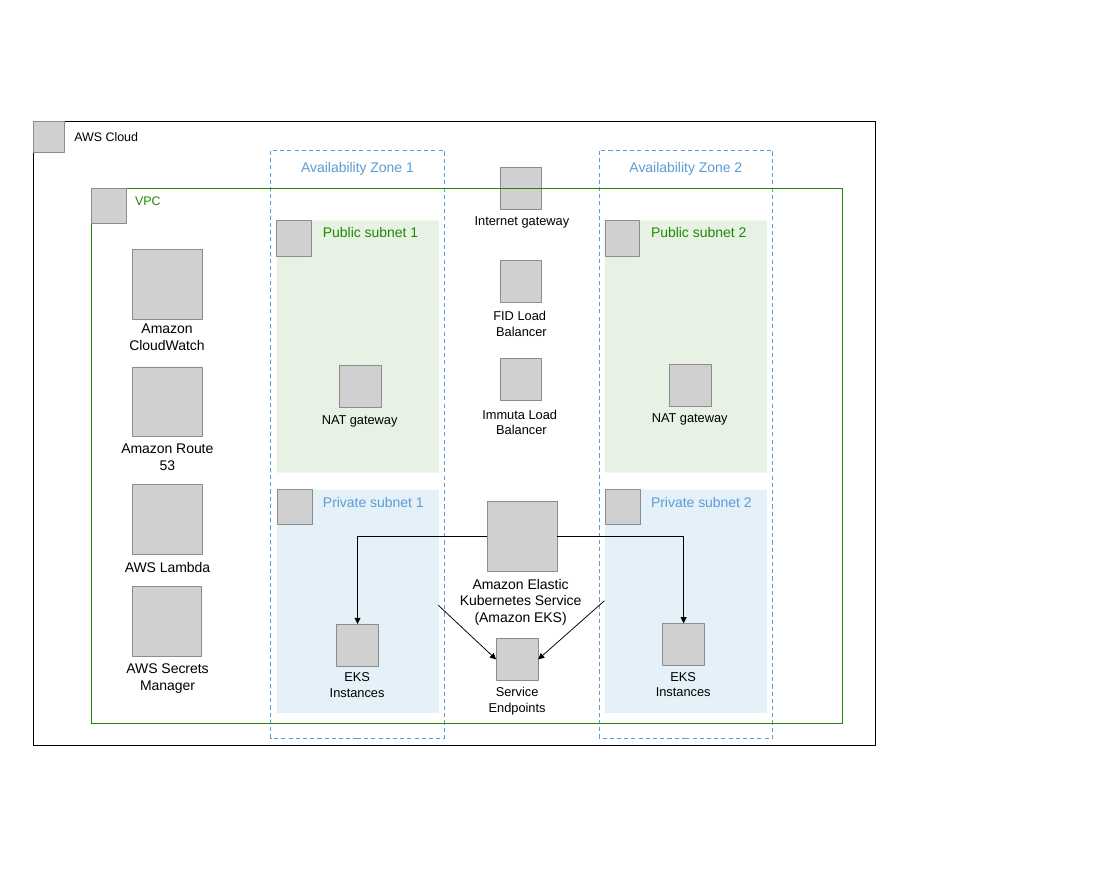
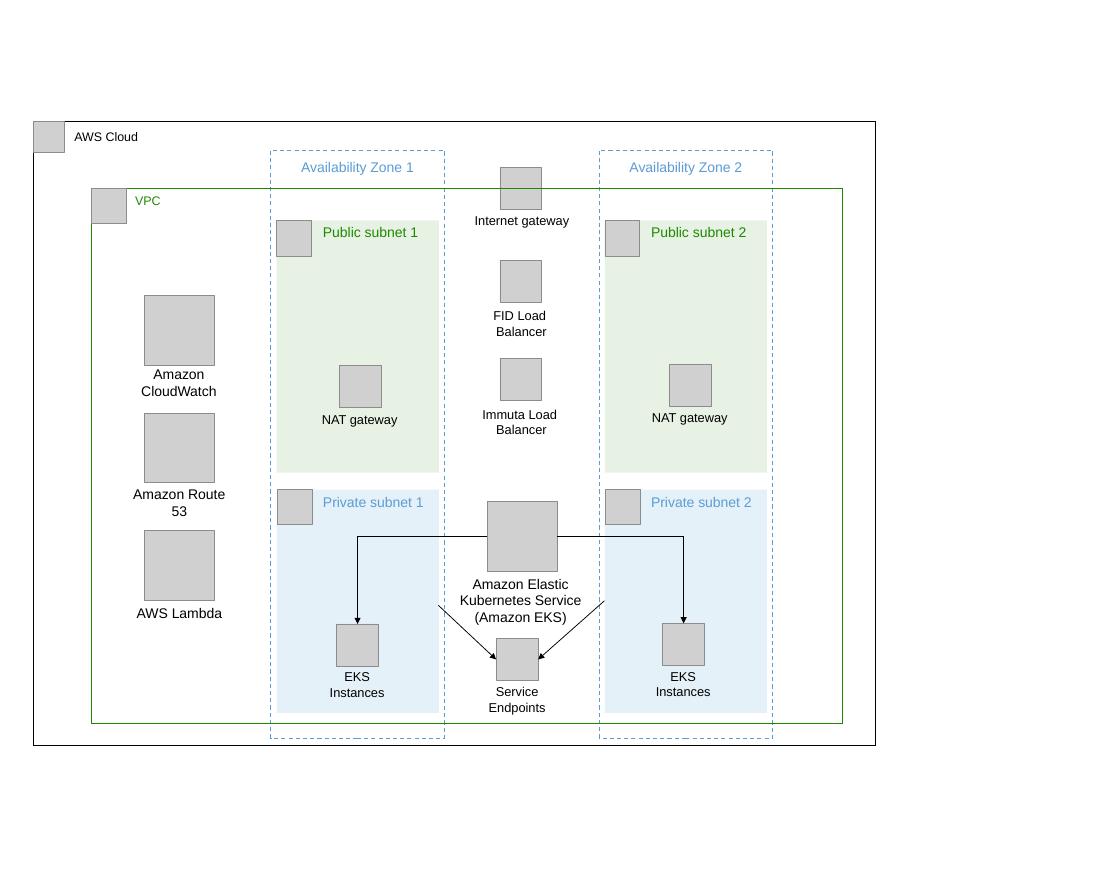
Before and after one commit to aws-ia/cdk-ps-aws-data-fabric-security, a slide deck: slide 1 of docs/deployment_guide/images/architecture.pptx. Drawn at 1120x896 pixels with LibreOffice and Linux fonts; fonts in the diff are those of the drawing; grey boxes stand for pictures. Boxes give left, top, right and bottom in pixels: in the first picture for what was removed or moved away, otherwise in the second. Text is boxed around its words. In the diff, an @@ line names an element or a change of style, - is before the commit and + after.

```diff
--- a/docs/deployment_guide/images/architecture.pptx
+++ b/docs/deployment_guide/images/architecture.pptx
@@ 3 pictures, 3 texts: place and size @@
-3 pictures, 3 texts at [121,249,213,572]
+3 pictures, 3 texts at [133,296,225,618]
@@ picture removed at [132,586,202,656] @@
@@ text removed at [126,663,208,693] @@
-AWS Secrets Manager
```
Also in this commit, not shown: 2 other files.
